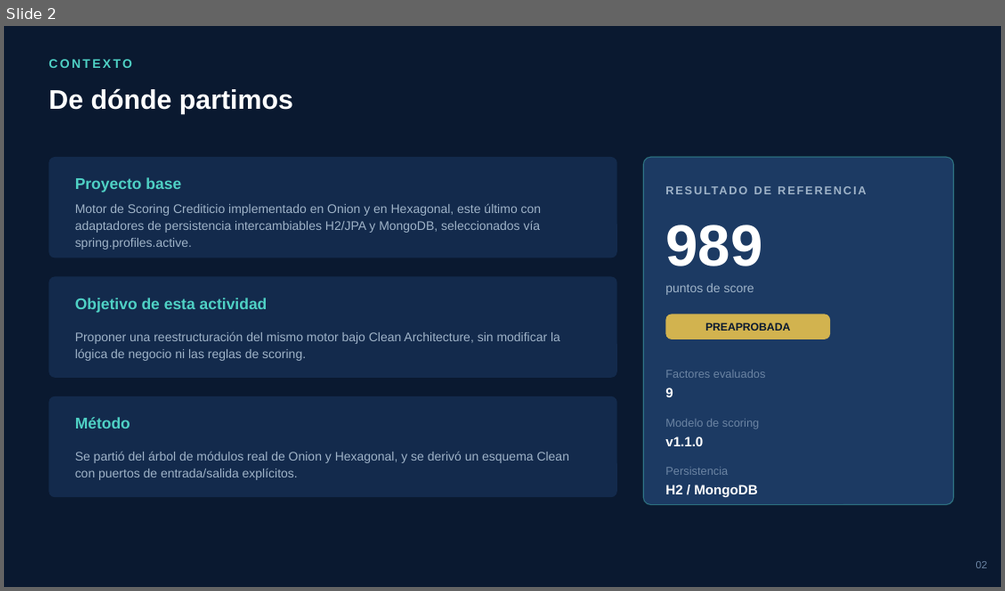
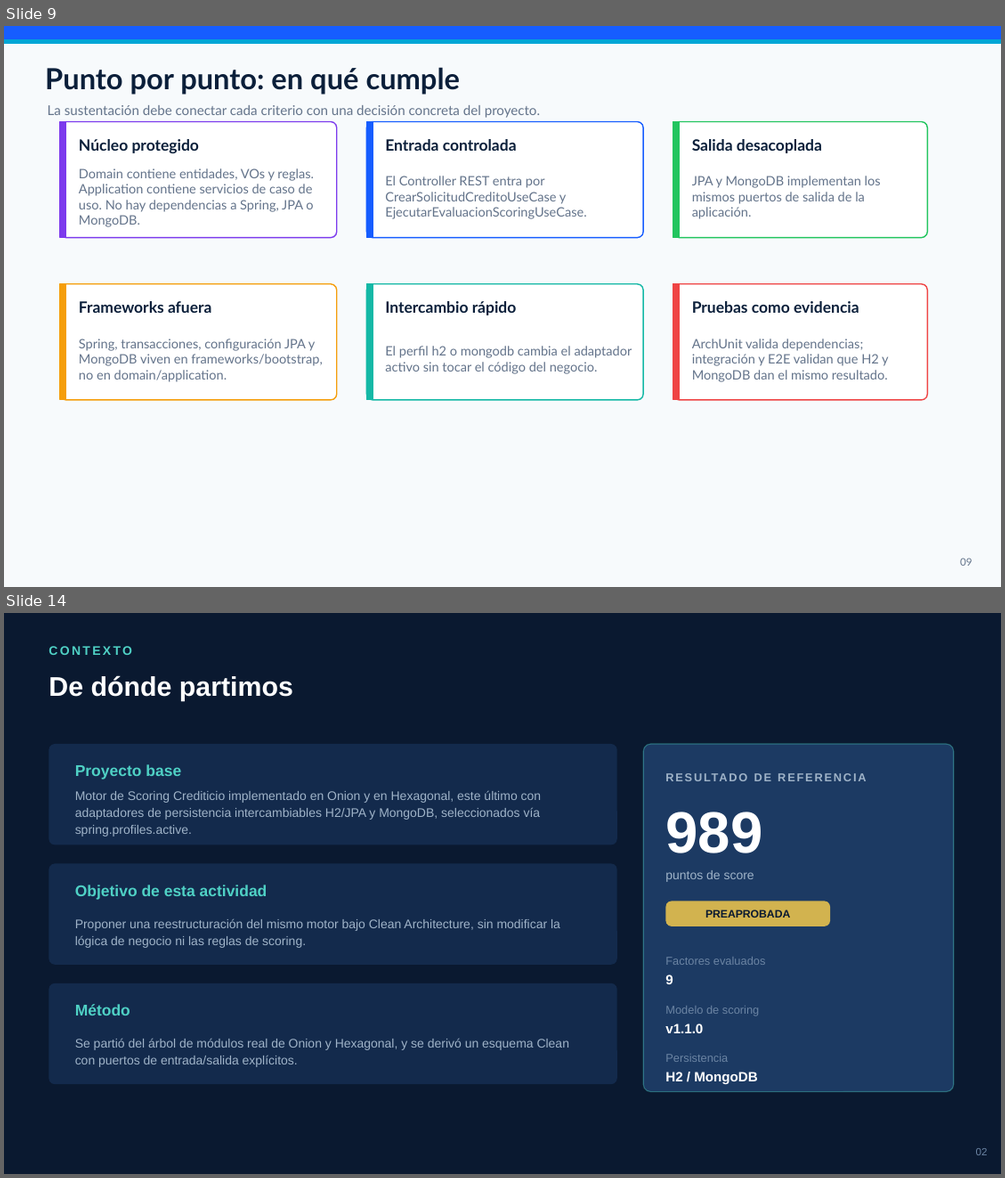
Before and after one commit to JoseJulca/CleanArquitecture, a slide deck: Motor_Scoring_Clean_Architecture.pptx. Shown one above the other, each under a label of ours: slide 2 before the commit, slides 9 and 14 after it; the slides between them are not shown. The pictures are 1005x591 and 1005x1178 pixels, drawn with LibreOffice and Linux fonts; fonts in the diff are those of the drawing. Boxes give left, top, right and bottom in pixels: in the first picture for what was removed or moved away, otherwise in the second. Text is boxed around its words. In the diff, an @@ line names an element or a change of style, - is before the commit and + after.

```diff
--- a/Motor_Scoring_Clean_Architecture.pptx
+++ b/Motor_Scoring_Clean_Architecture.pptx
@@ slide 9 added at [4,26,1001,587], background #F7FAFC @@
@@ rectangle added at [4,26,1001,39], fill #165DFF, outline #165DFF 1 pt @@
@@ rectangle added at [4,39,1001,43], fill #00A6D6, outline #00A6D6 1 pt @@
@@ text added at [45,67,461,95], 28 pt, text #0B1F3A, bold @@
+Punto por punto: en qué cumple
@@ text added at [48,105,540,118], 13 pt, text #64748B @@
+La sustentación debe conectar cada criterio con una decisión concreta del proyecto.
@@ rounded rectangle added at [60,122,337,238], fill #FFFFFF, outline #7C3AED 1.2 pt @@
@@ rectangle added at [60,122,66,238], fill #7C3AED, outline #7C3AED 1 pt @@
@@ rounded rectangle added at [367,122,643,238], fill #FFFFFF, outline #165DFF 1.2 pt @@
@@ rectangle added at [367,122,372,238], fill #165DFF, outline #165DFF 1 pt @@
@@ rounded rectangle added at [673,122,928,238], fill #FFFFFF, outline #22C55E 1.2 pt @@
@@ rectangle added at [673,122,680,238], fill #22C55E, outline #22C55E 1 pt @@
@@ text added at [79,139,199,153], 15 pt, text #0B1F3A, bold @@
+Núcleo protegido
@@ text added at [385,139,517,151], 15 pt, text #0B1F3A, bold @@
+Entrada controlada
@@ text added at [692,139,822,153], 15 pt, text #0B1F3A, bold @@
+Salida desacoplada
@@ text added at [79,168,314,227], 12.5 pt, text #64748B @@
+Domain contiene entidades, VOs y reglas. Application contiene servicios de caso de uso. No hay dependencias a Spring, JPA o MongoDB.
@@ text added at [385,176,586,219], 12.5 pt, text #64748B @@
+El Controller REST entra por CrearSolicitudCreditoUseCase y EjecutarEvaluacionScoringUseCase.
@@ text added at [692,176,881,219], 12.5 pt, text #64748B @@
+JPA y MongoDB implementan los mismos puertos de salida de la aplicación.
@@ rounded rectangle added at [60,284,337,400], fill #FFFFFF, outline #F59E0B 1.2 pt @@
@@ rectangle added at [60,284,66,400], fill #F59E0B, outline #F59E0B 1 pt @@
@@ rounded rectangle added at [367,284,643,400], fill #FFFFFF, outline #14B8A6 1.2 pt @@
@@ rectangle added at [367,284,372,400], fill #14B8A6, outline #14B8A6 1 pt @@
@@ rounded rectangle added at [673,284,928,400], fill #FFFFFF, outline #EF4444 1.2 pt @@
@@ rectangle added at [673,284,680,400], fill #EF4444, outline #EF4444 1 pt @@
@@ text added at [79,301,211,313], 15 pt, text #0B1F3A, bold @@
+Frameworks afuera
@@ text added at [385,301,517,315], 15 pt, text #0B1F3A, bold @@
+Intercambio rápido
@@ text added at [692,301,859,313], 15 pt, text #0B1F3A, bold @@
+Pruebas como evidencia
@@ text added at [79,338,322,382], 12.5 pt, text #64748B @@
+Spring, transacciones, configuración JPA y MongoDB viven en frameworks/bootstrap, no en domain/application.
@@ text added at [385,346,632,374], 12.5 pt, text #64748B @@
+El perfil h2 o mongodb cambia el adaptador activo sin tocar el código del negocio.
@@ text added at [692,338,889,382], 12.5 pt, text #64748B @@
+ArchUnit valida dependencias; integración y E2E validan que H2 y MongoDB dan el mismo resultado.
@@ text added at [960,557,971,565], 10 pt, text #64748B @@
+09
@@ what was slide 2 is now slide 14 @@
```
Also in this commit, not shown: 1 slide changed, 13 other slides added, 1 slide removed, 1 other file.
